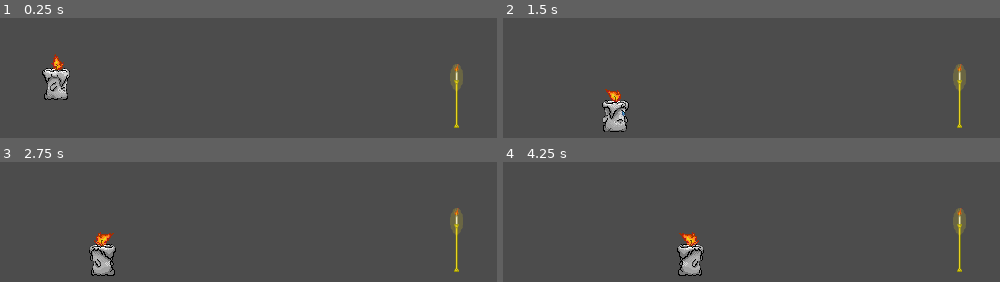
Above: before the commit, frames 1-4 (two rows, left to right).
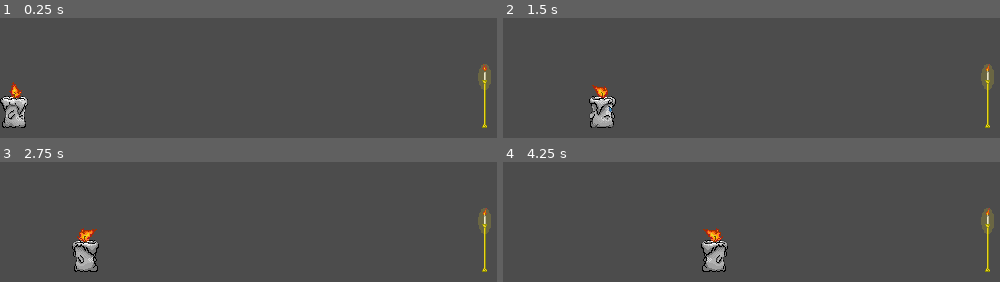
Above: after the commit, the same moments.

Repository: RoySS248/Project_flambo
Game: Godot game, scene res://Scenes/Levels/TestRoom/TestRoom.tscn
Two runs of this game, one before a commit and one after it. Both use one fixed random seed, a clock stepped at 60 frames per second and the inputs below. Before the commit the project starts from res://TestRoom.tscn.
Inputs:
- Up to frame 1 (0.25 s): no input
- Up to frame 2 (1.5 s): hold Right (M_right) from 0.53 s (still down)
- Up to frame 3 (2.75 s): release Right (M_right) at 2.03 s; hold Left (M_left) from 2.03 s (still down)
- Up to frame 4 (4.25 s): release Left (M_left) at 2.78 s; hold Right (M_right) from 2.78 s (still down)

The runs differ from the first frame. In frame 1, 3.7% of the frame differs, in the area x 0-99%, y 30-92%; in frame 2, 3.3%; in frame 3, 3.7%; in frame 4, 4.0%, in the area x 35-99%, y 38-95%.

Commit message:
Arreglos

Diff:
--- a/Characters/Player/Player.gd
+++ b/Characters/Player/Player.gd
@@ -2,11 +2,11 @@
 
 
 # Declare member variables here. Examples:
-export (int) var speed = 30;
-export (float) var Gravity=100;
-var velocity=Vector2(0,0);
-var direccion=Vector2(0,0);
-var normal=Vector2(0,-1);
+export var speed = 45;
+export var gravity = 500;
+var velocity = Vector2(0,0);
+var direccion = Vector2(0,0);
+var normal = Vector2(0,-1);
 
 
 # Called when the node enters the scene tree for the first time.
@@ -44,7 +44,7 @@
 	#position.x+=speed;
 
 func AplicarGravedad(delta):
-	velocity.y+=Gravity*delta;
+	velocity.y += gravity * delta;
 	move_and_slide(velocity,normal);
 	if is_on_floor():
 		velocity.y=0;
--- a/Characters/Player/Player.tscn
+++ b/Characters/Player/Player.tscn
@@ -8,21 +8,13 @@
 [ext_resource path="res://Characters/Player/Player.gd" type="Script" id=6]
 
 [sub_resource type="RectangleShape2D" id=1]
-extents = Vector2( 10.7762, 13.0129 )
+extents = Vector2( 8.74403, 13.0129 )
 
 [node name="Player" type="KinematicBody2D"]
-position = Vector2( 143.451, 181.621 )
 script = ExtResource( 6 )
-Gravity = 500.0
-
-[node name="AnimationPlayer" type="AnimationPlayer" parent="."]
-anims/Idle_Left = ExtResource( 5 )
-anims/Idle_Right = ExtResource( 2 )
-anims/Move_Left = ExtResource( 4 )
-anims/Move_Right = ExtResource( 3 )
-
-[node name="CollisionShape2D" type="CollisionShape2D" parent="."]
-shape = SubResource( 1 )
+__meta__ = {
+"_edit_group_": true
+}
 
 [node name="Position2D" type="Position2D" parent="."]
 
@@ -32,4 +24,14 @@
 centered = false
 vframes = 6
 hframes = 8
-frame = 13
+frame = 8
+
+[node name="AnimationPlayer" type="AnimationPlayer" parent="."]
+anims/Idle_Left = ExtResource( 5 )
+anims/Idle_Right = ExtResource( 2 )
+anims/Move_Left = ExtResource( 4 )
+anims/Move_Right = ExtResource( 3 )
+
+[node name="CollisionShape2D" type="CollisionShape2D" parent="."]
+position = Vector2( -0.117981, 4.293 )
+shape = SubResource( 1 )
--- a/Candle.gd
+++ b/Prefabs/Enviorement/Candle/Candle.gd
@@ -8,7 +8,7 @@
 
 # Called when the node enters the scene tree for the first time.
 func _ready():
-	pass # Replace with function body.
+	$AnimationCandle.play("default");
 
 func _area_shape_axited():
 	print("collision");
--- /dev/null
+++ b/Prefabs/Enviorement/Candle/Candle.tscn
@@ -0,0 +1,44 @@
+[gd_scene load_steps=5 format=2]
+
+[ext_resource path="res://Prefabs/Enviorement/Candle/Candle.gd" type="Script" id=1]
+[ext_resource path="res://Prefabs/Enviorement/Candle/Assets/FlamboEnviorement.png" type="Texture" id=2]
+
+[sub_resource type="Animation" id=2]
+resource_name = "default"
+length = 0.3
+loop = true
+tracks/0/type = "value"
+tracks/0/path = NodePath("imageCan:scale")
+tracks/0/interp = 1
+tracks/0/loop_wrap = true
+tracks/0/imported = false
+tracks/0/enabled = true
+tracks/0/keys = {
+"times": PoolRealArray( 0, 0.2 ),
+"transitions": PoolRealArray( 1, 1 ),
+"update": 1,
+"values": [ Vector2( 0.5, 1 ), Vector2( -0.5, 1 ) ]
+}
+
+[sub_resource type="RectangleShape2D" id=1]
+extents = Vector2( 10.5152, 14.0528 )
+
+[node name="Candle" type="Area2D"]
+gravity_vec = Vector2( -1, 1 )
+script = ExtResource( 1 )
+__meta__ = {
+"_edit_group_": true
+}
+
+[node name="AnimationCandle" type="AnimationPlayer" parent="."]
+anims/default = SubResource( 2 )
+
+[node name="CandelCol" type="CollisionShape2D" parent="."]
+position = Vector2( 0.734833, 17.9903 )
+shape = SubResource( 1 )
+
+[node name="imageCan" type="Sprite" parent="."]
+position = Vector2( 0.84088, 0 )
+scale = Vector2( 0.5, 1 )
+z_index = -1
+texture = ExtResource( 2 )
--- /dev/null
+++ b/Scenes/Levels/TestRoom/TestRoom.tscn
@@ -0,0 +1,31 @@
+[gd_scene load_steps=5 format=2]
+
+[ext_resource path="res://Prefabs/Enviorement/Candle/Candle.tscn" type="PackedScene" id=1]
+[ext_resource path="res://Characters/Player/Player.tscn" type="PackedScene" id=2]
+
+[sub_resource type="RectangleShape2D" id=1]
+extents = Vector2( 261.474, 15.214 )
+
+[sub_resource type="RectangleShape2D" id=2]
+extents = Vector2( 16.4737, 155.492 )
+
+[node name="TestRoom" type="StaticBody2D"]
+position = Vector2( 5.88626, 0 )
+
+[node name="Floor" type="CollisionShape2D" parent="."]
+position = Vector2( 256, 273 )
+shape = SubResource( 1 )
+
+[node name="Wall" type="CollisionShape2D" parent="."]
+position = Vector2( -22.568, 137.273 )
+shape = SubResource( 2 )
+
+[node name="Wall2" type="CollisionShape2D" parent="."]
+position = Vector2( 527.89, 139.112 )
+shape = SubResource( 2 )
+
+[node name="Player" parent="." instance=ExtResource( 2 )]
+position = Vector2( 7.7437, 240.2 )
+
+[node name="Candle" parent="." instance=ExtResource( 1 )]
+position = Vector2( 478.258, 225.743 )
--- a/TestRoom.tscn
+++ /dev/null
@@ -1,49 +0,0 @@
-[gd_scene load_steps=7 format=2]
-
-[ext_resource path="res://Characters/Player/Player.tscn" type="PackedScene" id=1]
-[ext_resource path="res://Recursos/FlamboEnviorement.png" type="Texture" id=2]
-[ext_resource path="res://Candle.gd" type="Script" id=3]
-
-[sub_resource type="RectangleShape2D" id=1]
-extents = Vector2( 261.474, 15.214 )
-
-[sub_resource type="RectangleShape2D" id=2]
-extents = Vector2( 16.4737, 155.492 )
-
-[sub_resource type="RectangleShape2D" id=3]
-extents = Vector2( 12.6433, 35.8776 )
-
-[node name="TestRoom" type="StaticBody2D"]
-position = Vector2( 5.88626, 0 )
-
-[node name="Suelo" type="CollisionShape2D" parent="."]
-position = Vector2( 256, 273 )
-shape = SubResource( 1 )
-
-[node name="Pared" type="CollisionShape2D" parent="."]
-position = Vector2( -22.568, 137.273 )
-shape = SubResource( 2 )
-
-[node name="Pared2" type="CollisionShape2D" parent="."]
-position = Vector2( 527.89, 139.112 )
-shape = SubResource( 2 )
-
-[node name="Player" parent="." instance=ExtResource( 1 )]
-position = Vector2( 49.3216, 179.594 )
-
-[node name="Candle" type="Area2D" parent="."]
-position = Vector2( 449.878, 226.201 )
-gravity_vec = Vector2( -1, 1 )
-script = ExtResource( 3 )
-__meta__ = {
-"_edit_group_": true
-}
-
-[node name="CandelCol" type="CollisionShape2D" parent="Candle"]
-shape = SubResource( 3 )
-
-[node name="imageCan" type="Sprite" parent="Candle"]
-position = Vector2( 0.84088, 0 )
-scale = Vector2( 0.500719, 1 )
-z_index = -1
-texture = ExtResource( 2 )
--- a/project.godot
+++ b/project.godot
@@ -16,7 +16,7 @@
 [application]
 
 config/name="Flambo"
-run/main_scene="res://TestRoom.tscn"
+run/main_scene="res://Scenes/Levels/TestRoom/TestRoom.tscn"
 config/icon="res://icon.png"
 
 [display]
Renamed: Recursos/FlamboEnviorement.png -> Prefabs/Enviorement/Candle/Assets/FlamboEnviorement.png
Not shown, changed: Prefabs/Enviorement/Candle/Assets/FlamboEnviorement.png.import
